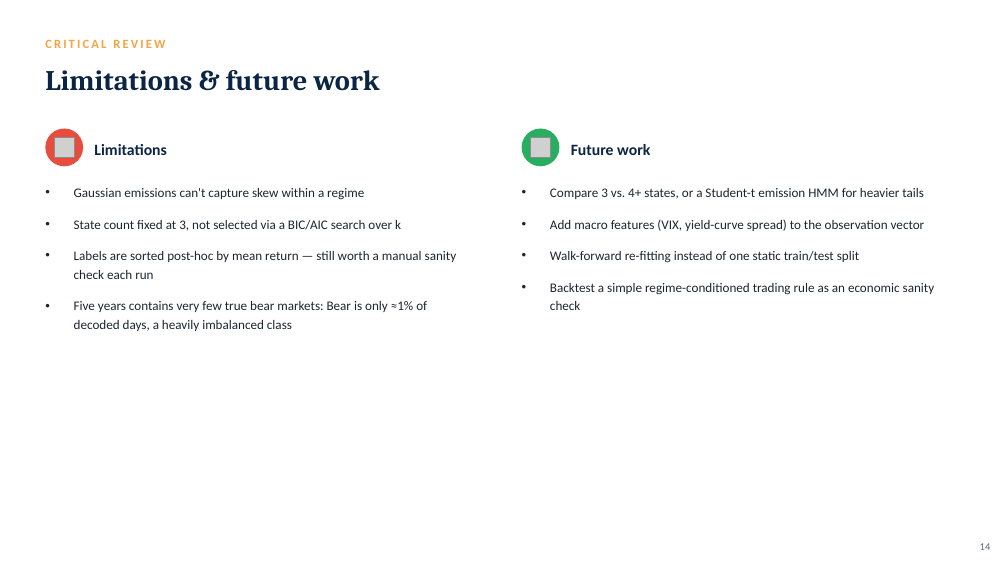
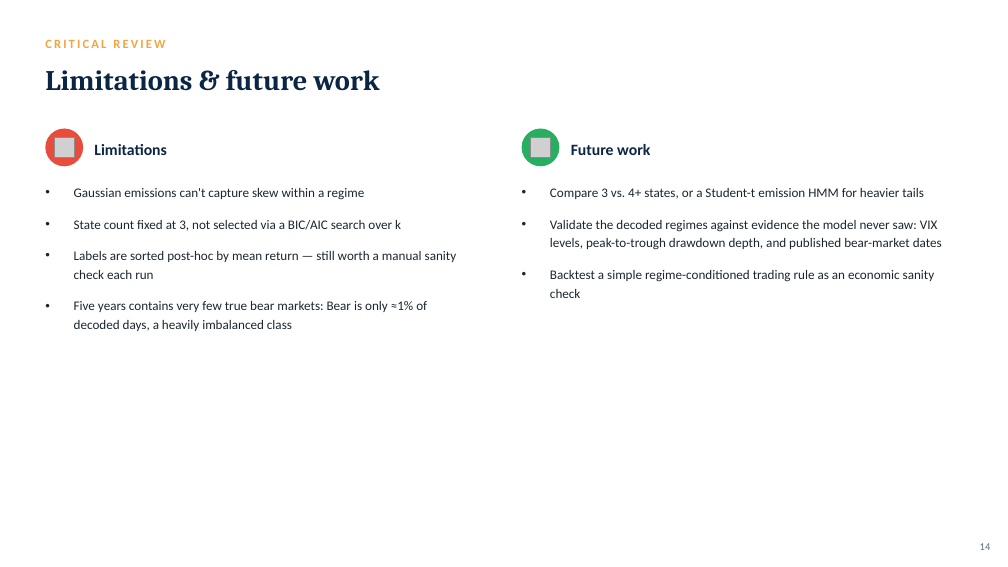
Before and after one commit to TheRealLionn/FINACIAL-DETECTION-WITH-HMM, a slide deck: slide 13 of slides/HMM_Regime_Detection.pptx (slide 14 before the commit). Drawn at 1008x567 pixels with LibreOffice and Linux fonts; fonts in the diff are those of the drawing; grey boxes stand for pictures. Boxes give left, top, right and bottom in pixels: in the first picture for what was removed or moved away, otherwise in the second. Text is boxed around its words. In the diff, an @@ line names an element or a change of style, - is before the commit and + after.

```diff
--- a/slides/HMM_Regime_Detection.pptx
+++ b/slides/HMM_Regime_Detection.pptx
@@ text at bbox=[550, 220, 942, 250]: text changed @@
-• Add macro features (VIX, yield-curve spread) to the observation vector
-• Walk-forward re-fitting instead of one static train/test split
+• Validate the decoded regimes against evidence the model never saw: VIX levels, peak-to-trough drawdown depth, and published bear-market dates
```
Also in this commit, not shown: 12 other slides changed, 1 slide added, 1 slide removed.
